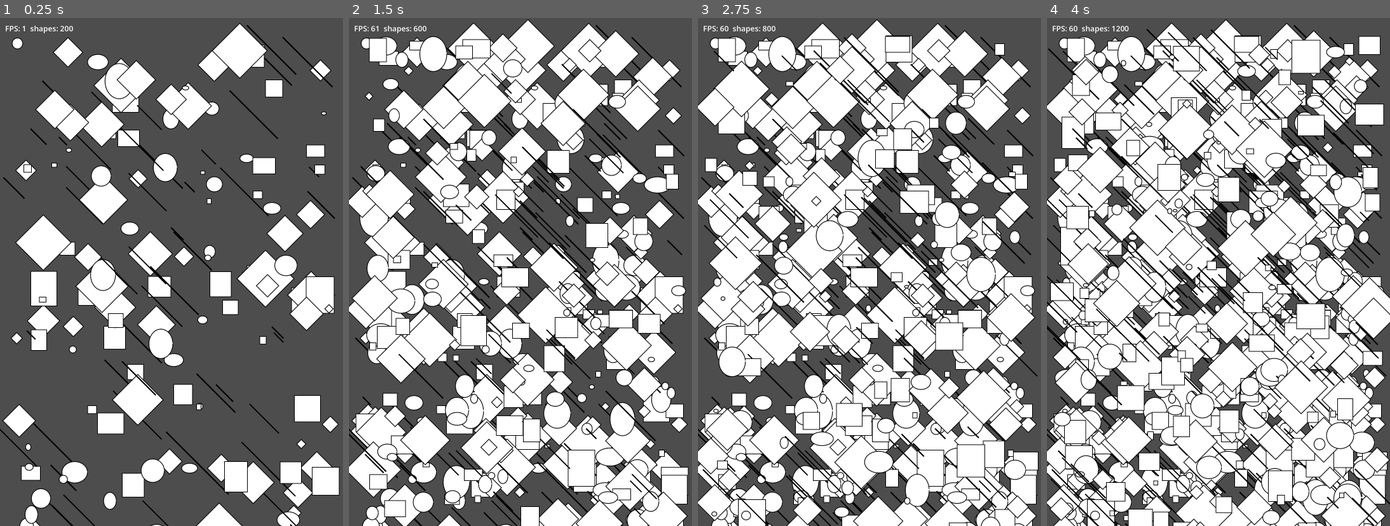
Above: before the commit, frames 1-4 (left to right).
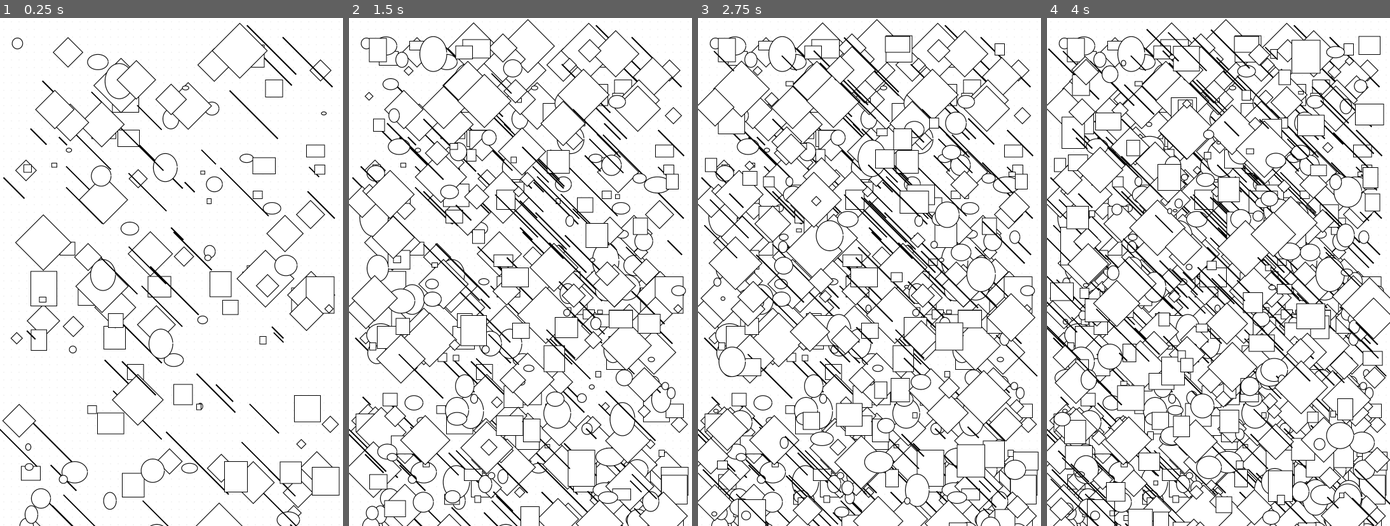
Above: after the commit, the same moments.

Repository: apexmiguel9-hub/vektra
Game: Godot game, scene res://stress/stress_scene.tscn
Same seed, same stepped clock (60 frames per second), same inputs: the game is played once before the commit and once after it. This scene is started directly instead of the project's main scene.
Inputs (mouse positions are in pixels of both pictures, inside the frame that each line leads up to):
- Up to frame 1 (0.25 s): no input
- Up to frame 2 (1.5 s): tap Enter at 0.5 s; move the mouse to (503, 373) at 0.52 s; click (503, 373) at 0.67 s; move the mouse to (623, 348) at 1.27 s; click (623, 348) at 1.42 s
- Up to frame 3 (2.75 s): tap Space at 2 s; move the mouse to (766, 195) at 2.02 s; click (766, 195) at 2.17 s
- Up to frame 4 (4 s): tap Enter at 2.75 s; move the mouse to (1235, 272) at 2.77 s; click (1235, 272) at 2.92 s; tap Space at 3.5 s; move the mouse to (1167, 145) at 3.52 s; click (1167, 145) at 3.67 s

The runs differ from the first frame. In frame 1, 76% of the frame differs, in the area x 0-100%, y 0-100%; in frame 2, 41%; in frame 3, 31%; in frame 4, 20%.

Commit message:
Fase 1: fondo de lienzo blanco + grid de puntitos en canvas_view

Diff:
--- a/shell/canvas_view.gd
+++ b/shell/canvas_view.gd
@@ -2,6 +2,11 @@
 
 const Document := preload("res://core/model/document.gd")
 const Shape := preload("res://core/model/shape.gd")
+
+const GRID_SPACING := 24.0
+const GRID_DOT_RADIUS := 1.4
+const BG_COLOR := Color("#ffffff")
+const GRID_COLOR := Color("#d9d9d9")
 
 var document: Document
 
@@ -11,10 +16,24 @@
 
 
 func _draw() -> void:
+	_draw_background()
 	if document == null:
 		return
 	for s in document.shapes:
 		_draw_shape(s)
+
+
+func _draw_background() -> void:
+	var vp := get_viewport_rect()
+	draw_rect(vp, BG_COLOR)
+	var spacing := GRID_SPACING
+	var y := vp.position.y + spacing * 0.5
+	while y < vp.end.y:
+		var x := vp.position.x + spacing * 0.5
+		while x < vp.end.x:
+			draw_circle(Vector2(x, y), GRID_DOT_RADIUS, GRID_COLOR)
+			x += spacing
+		y += spacing
 
 
 func _draw_shape(s: Shape) -> void:
